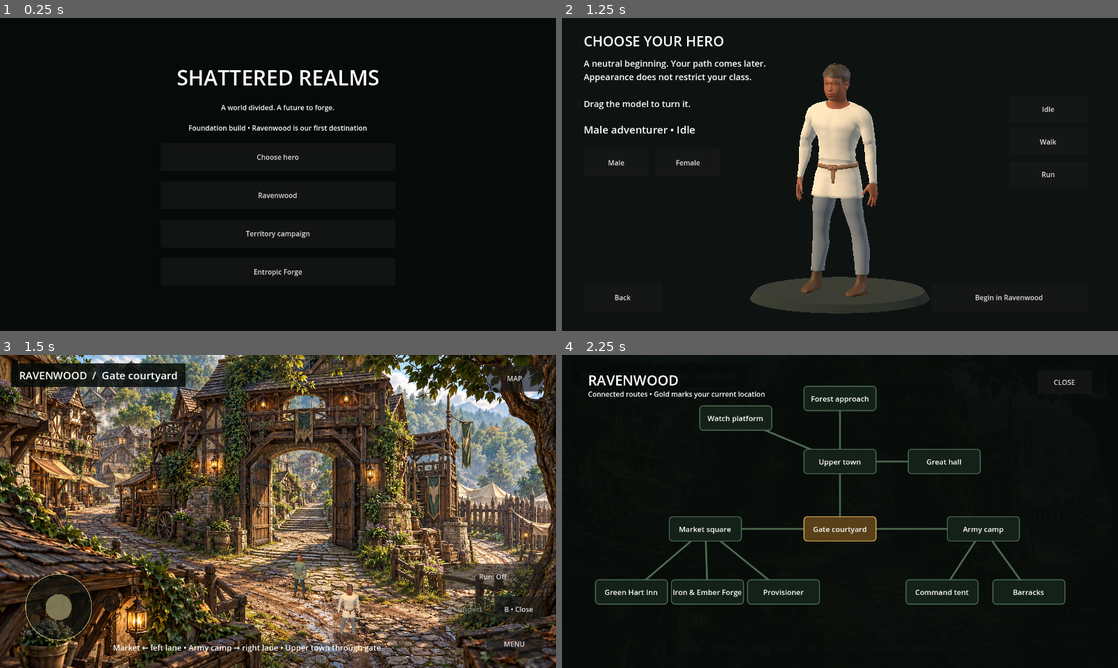
Above: before the commit, frames 1-4 (two rows, left to right).
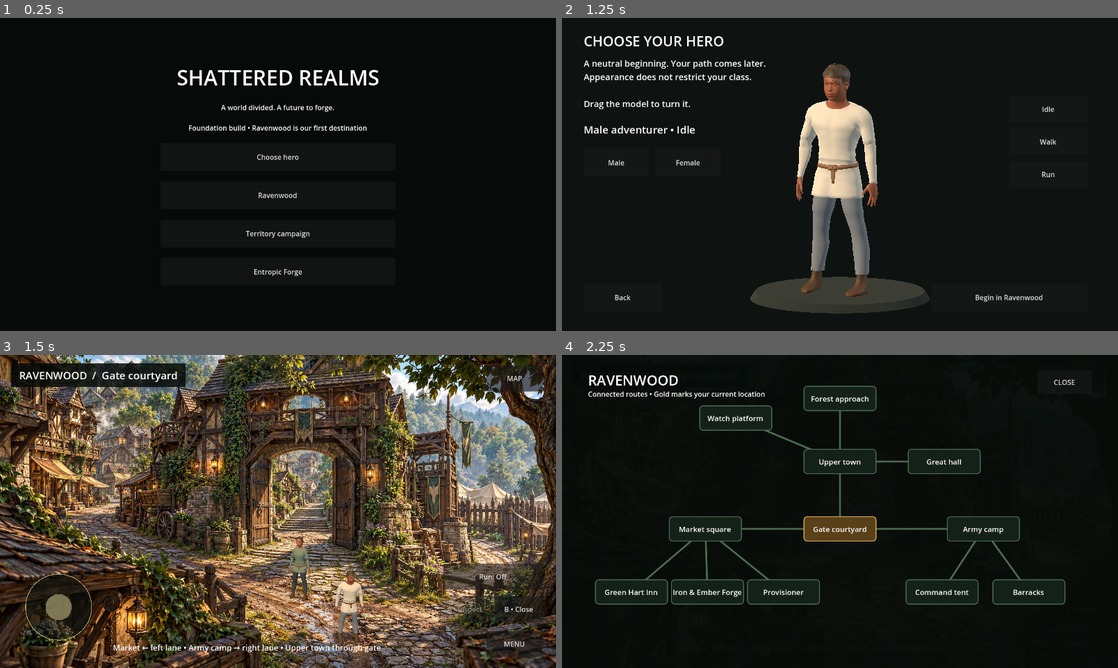
Above: after the commit, the same moments.

Repository: tpylman90-ctrl/Shattered-realmsv1.0
Game: Godot game, scene res://scenes/main.tscn
The game is run twice, just before and just after one commit, with the same random seed, the same clock (stepped at 60 frames per second) and the same inputs.
Inputs:
- Up to frame 1 (0.25 s): no input
- Up to frame 2 (1.25 s): click "Choose hero" at 0.5 s
- Up to frame 3 (1.5 s): click "Begin in Ravenwood" at 1.25 s
- Up to frame 4 (2.25 s): click "MAP" at 2 s

Frames 1-2 are identical in both runs. In frame 3, 1.0% of the frame differs, in the area x 51-66%, y 58-93%; in frame 4, less than 0.1%.

Commit message:
Improve player and NPC readability across Ravenwood for 0.8.1
Apply a shared 25% larger visual baseline with gentle depth compensation so distant characters stay readable, especially at the camp entrance and command tent. Scale player visuals/shadow independently of the movement body and match animation cadence to displayed size. Preserve movement speed, navigation and relative NPC heights; touch bounds and name markers follow displayed NPC size.

Validation: all 26 GUT tests, 4 signing-input tests and character export checks pass. New regressions cover player/NPC scale consistency, camp-distance readability and unchanged walk/run distances. Reviewed Godot captures across twelve locations and included before/after comparisons.

Diff:
--- /dev/null
+++ b/game/data/ravenwood_character_presentation.json
@@ -0,0 +1,7 @@
+{
+  "baseline_multiplier": 1.25,
+  "reference_height_px": 120.0,
+  "depth_exponent": 0.5,
+  "maximum_multiplier": 3.0,
+  "model_height_m": 1.75
+}
--- a/game/scripts/field.gd
+++ b/game/scripts/field.gd
@@ -30,10 +30,13 @@
 var npc_dialog: PanelContainer
 var npc_marker: Label
 var pending_npc := ""
+var character_presentation: Dictionary
+var player_shadow: MeshInstance3D
 
 func _ready() -> void:
 	location_names = JSON.parse_string(FileAccess.get_file_as_string("res://data/ravenwood_locations.json")).locations
 	npc_catalog = JSON.parse_string(FileAccess.get_file_as_string("res://data/ravenwood_npcs.json")).npcs
+	character_presentation = JSON.parse_string(FileAccess.get_file_as_string("res://data/ravenwood_character_presentation.json"))
 	_build_layers()
 	camera = Camera3D.new()
 	add_child(camera)
@@ -189,6 +192,7 @@
 	var shadow := PlaneMesh.new()
 	shadow.size = Vector2(0.95, 0.7)
 	var shadow_mesh := _mesh(shadow, Color.WHITE, Vector3(0, 0.012, 0), player)
+	player_shadow = shadow_mesh
 	var shader := Shader.new()
 	shader.code = "shader_type spatial; render_mode unshaded, cull_disabled, depth_draw_never; void fragment(){vec2 p=(UV-vec2(0.5))*2.0; ALBEDO=vec3(0.055,0.04,0.02); ALPHA=max(0.0,1.0-dot(p,p))*0.38;}"
 	var shadow_material := ShaderMaterial.new()
@@ -251,7 +255,8 @@
 		var actor = preload("res://scripts/town_npc.gd").new()
 		npc_root.add_child(actor)
 		var anchor := Vector2(data.position[0], data.position[1])
-		actor.configure(data, surface.world_at(anchor), player.scale.x)
+		var floor_position := surface.world_at(anchor)
+		actor.configure(data, floor_position, player.scale.x * _visual_factor_at(floor_position))
 		npc_actors.append(actor)
 
 func _close_dialogues() -> void:
@@ -278,9 +283,24 @@
 func _place_screen(screen: Vector2) -> void:
 	screen_position = surface.constrain(screen)
 	player.position = surface.world_at(screen_position)
+	var visual_factor := _visual_factor_at(player.position)
+	body_visual.scale = Vector3.ONE * visual_factor
+	player_shadow.scale = Vector3(visual_factor, 1.0, visual_factor)
 	for group in depth_groups:
 		var ground_line: Vector2 = group.get_meta("ground_line")
 		group.visible = screen_position.y < screen_position.x * ground_line.x + ground_line.y
+
+func _visual_factor_at(floor_position: Vector3) -> float:
+	# Painted perspective and the fitted floor do not have identical depth.
+	# Keep the same readable presentation for a player or NPC at this position,
+	# while leaving the movement body, floor, and walking speed in gameplay units.
+	var feet := camera.unproject_position(floor_position)
+	var base_height := float(character_presentation.model_height_m) * float(field_data.character_scale)
+	var head := camera.unproject_position(floor_position + Vector3.UP * base_height)
+	var projected_height := maxf(absf(feet.y - head.y), 1.0)
+	var baseline := float(character_presentation.baseline_multiplier)
+	var depth_ratio := maxf(1.0, float(character_presentation.reference_height_px) / projected_height)
+	return minf(baseline * pow(depth_ratio, float(character_presentation.depth_exponent)), float(character_presentation.maximum_multiplier))
 
 func _exit_for_screen(screen: Vector2) -> String:
 	for id in field_data.exits:
@@ -359,7 +379,7 @@
 	var movement := player.position - old_position
 	if movement.length() > 0.001:
 		body_visual.rotation.y = lerp_angle(body_visual.rotation.y, atan2(movement.x, movement.z), delta * 12)
-		hero_visual.update_locomotion(Vector2(movement.x, movement.z).length() / maxf(delta, 0.001), player.scale.x, sprinting)
+		hero_visual.update_locomotion(Vector2(movement.x, movement.z).length() / maxf(delta, 0.001), player.scale.x * body_visual.scale.x, sprinting)
 		moving_time += delta * 10
 		body_visual.position.y = 0
 	else:
--- /dev/null
+++ b/game/tests/test_character_presentation.gd
@@ -0,0 +1,51 @@
+extends GutTest
+
+func make_scene():
+	var scene = load("res://scenes/ravenwood.tscn").instantiate()
+	add_child_autofree(scene)
+	scene.set_physics_process(false)
+	return scene
+
+func height_on_screen(scene, point: Vector3, multiplier: float) -> float:
+	return absf(scene.camera.unproject_position(point).y - scene.camera.unproject_position(point + Vector3.UP * 1.75 * 0.7 * multiplier).y)
+
+func test_player_and_residents_share_presentation_at_the_same_depth() -> void:
+	var scene = make_scene()
+	for location in scene.location_names:
+		scene.load_field(location)
+		var npc: Node3D = scene.npc_actors[0]
+		scene._place_screen(npc.anchor)
+		assert_almost_eq(scene.player.scale.x, 0.7, 0.0001, "Movement units remain unchanged")
+		assert_gt(scene.body_visual.scale.x, 1.2, "Larger baseline for " + location)
+		assert_almost_eq(scene.player.scale.x * scene.body_visual.scale.x, npc.scale.x / float(npc.record.height), 0.001,
+			location + " player and resident use the same scale calibration")
+		assert_lt(scene.player.position.distance_to(npc.position), 0.001, "Scaling retains floor contact")
+
+func test_camp_distance_keeps_characters_readable() -> void:
+	var scene = make_scene()
+	scene.load_field("camp")
+	var far: Vector3 = scene.surface.world_at(Vector2(235, 385))
+	var near: Vector3 = scene.surface.world_at(Vector2(740, 650))
+	var far_old := height_on_screen(scene, far, 1.0)
+	var near_old := height_on_screen(scene, near, 1.0)
+	var far_new := height_on_screen(scene, far, scene._visual_factor_at(far))
+	var near_new := height_on_screen(scene, near, scene._visual_factor_at(near))
+	assert_gt(far_new, 70.0, "Camp entry no longer makes the player a tiny figure")
+	assert_gt(far_new / near_new, far_old / near_old, "Perspective shrinks more gently")
+	assert_gt(near_new, near_old, "Near characters also receive the larger baseline")
+
+func test_visual_sizing_does_not_change_walk_or_run_distance() -> void:
+	var scene = make_scene()
+	scene.transition_lock = 100
+	var presentation: Dictionary = scene.character_presentation.duplicate()
+	for running in [false, true]:
+		scene.sprinting = running
+		scene.character_presentation.baseline_multiplier = 1.0
+		scene.character_presentation.depth_exponent = 0.0
+		scene._place_screen(Vector2(800, 650))
+		scene._walk(Vector2.LEFT, 0.2)
+		var before: Vector2 = scene.screen_position
+		scene.character_presentation = presentation.duplicate()
+		scene._place_screen(Vector2(800, 650))
+		scene._walk(Vector2.LEFT, 0.2)
+		assert_lt(scene.screen_position.distance_to(before), 0.001, "Visual size preserves existing travel speed")
Not shown, changed: game/export_presets.cfg
Not shown, added: game/tests/test_character_presentation.gd.uid
Not shown, changed: docs/FIELD_SCENES.md
Not shown, added: docs/previews/character-scale-0.8.1.jpg
